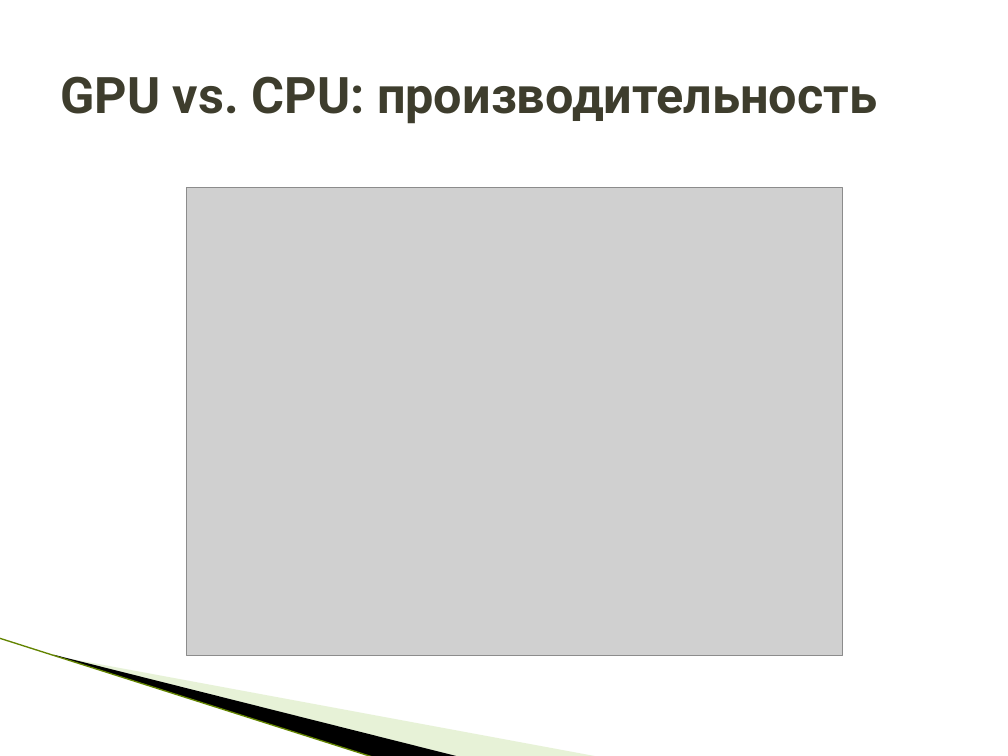
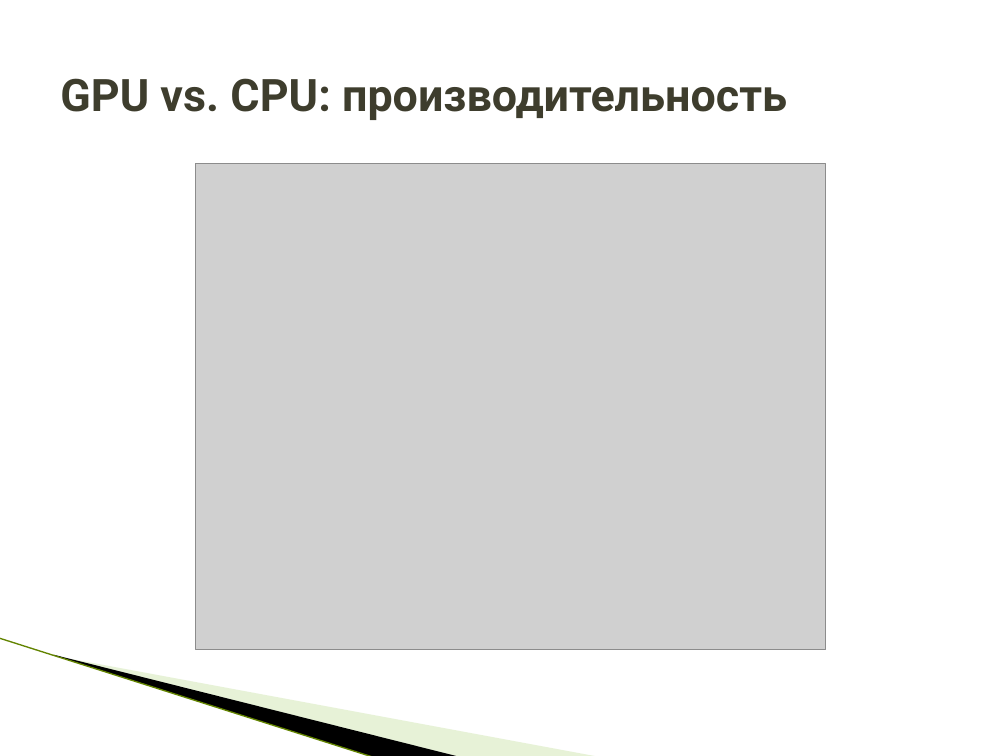
Before and after one commit to HPC-lab-ITIS/CUDA, a slide deck: slide 14 of materials/lec_0/lec_0.pptx (slide 8 before the commit). Drawn at 1008x756 pixels with LibreOffice and Linux fonts; fonts in the diff are those of the drawing; grey boxes stand for pictures; background and template pictures are left out. Boxes give left, top, right and bottom in pixels: in the first picture for what was removed or moved away, otherwise in the second. Text is boxed around its words. In the diff, an @@ line names an element or a change of style, - is before the commit and + after.

```diff
--- a/materials/lec_0/lec_0.pptx
+++ b/materials/lec_0/lec_0.pptx
@@ title "GPU vs. CPU: производительность" at box(60, 78, 787, 120): size 36 to 32 pt @@
@@ picture: place and size @@
-picture at box(186, 187, 843, 656)
+picture at box(196, 163, 826, 649)
```
Also in this commit, not shown: 12 other slides changed, 10 slides added, 17 slides removed, 3 other files.
